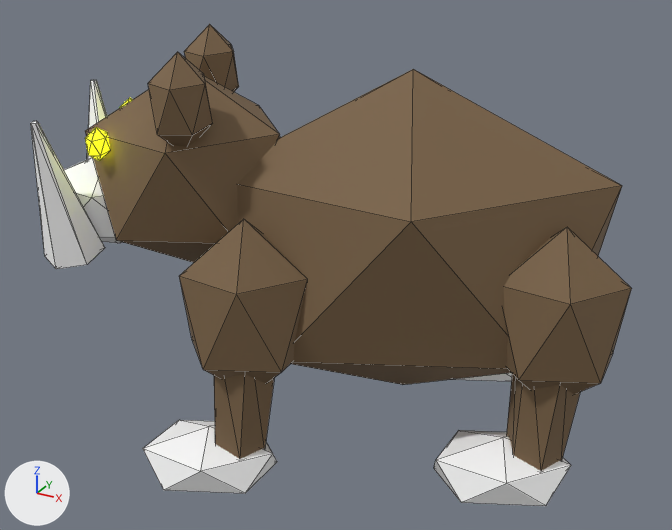
The glTF model GameData/Visuals/DemonFighter/bear.glb as it was, and as the next commit left it.
Before and after are seen from a camera (50 mm lens) standing at (4.8, -3.41, 2.55) and looking at (2.93, -0.01, 0.85). The axes (+X, +Y, +Z) are drawn at lower left. The lights are the same throughout. The first picture is the older version. Mesh edges are drawn as thin lines. Where no turn or scale is listed for an object, it has been applied to the vertices.

Objects in the first picture: 'Body.002', 'Eye.018', 'Eye.019', 'Foreleg.010', 'Foreleg.011', 'Haunch.010', 'Haunch.011', 'Head.009', 'Muzzle.002', 'Paw.010', 'Paw.011', 'Round ear', 'Round ear.001', 'Tusk.001' and 2 more.
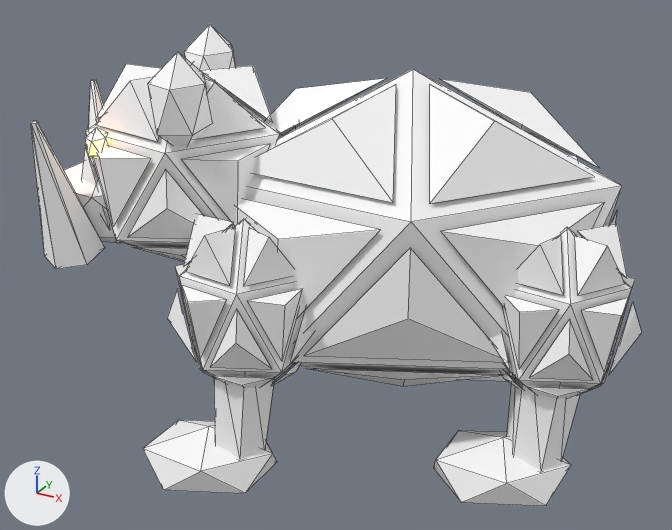
What differs and where, as boxes (x1, y1, x2, y2) in the pictures (672 x 530 px):
'Body.002', recoloured, surface changed (brown to white)
    both: (245, 69, 622, 375)
'Layered Body.002', added
    after: (233, 78, 617, 386)
'Head.009', recoloured, surface changed (brown to white)
    both: (85, 76, 280, 248)
'Layered Head.009', added
    after: (81, 61, 296, 262)
'Haunch.011', recoloured, surface changed (brown to white)
    both: (504, 227, 632, 389)
'Haunch.010', recoloured, surface changed (brown to white)
    both: (179, 219, 300, 383)
'Layered Haunch.011', added
    after: (490, 224, 642, 399)
'Layered Haunch.010', added
    after: (167, 215, 313, 388)
'Foreleg.011', recoloured, surface changed (brown to white)
    both: (506, 374, 580, 471)
'Round ear.001', recoloured, surface changed (brown to white)
    both: (148, 52, 212, 147)
'Foreleg.010', recoloured, surface changed (brown to white)
    both: (214, 374, 274, 459)
'Round ear', recoloured, surface changed (brown to white)
    both: (184, 24, 236, 83)
'Eye.019', recoloured (lighter)
    both: (85, 127, 109, 159)
'Eye.018', recoloured
    both: (120, 98, 133, 108)
'Layered Haunch.009', added (mostly hidden)
    after: (570, 155, 578, 161)

Diff of the bpy script that builds the scene:
```diff
--- a/GameData/Visuals/DemonFighter/bear.glb.py
+++ b/GameData/Visuals/DemonFighter/bear.glb.py
@@ mat_dead_bark @@
 mat_dead_bark = principled_material('Dead bark')
-mat_dead_bark.base_color = (0.19, 0.12, 0.06)  # brown #796145
-mat_dead_bark.roughness = 0.8
+mat_dead_bark.base_color = (1.0, 1.0, 1.0)  # white #ffffff
+mat_dead_bark.roughness = 0.88
@@ mat_sulfur_fire @@
 mat_sulfur_fire = principled_material('Sulfur fire')
-mat_sulfur_fire.base_color = (0.8, 1.0, 0.005)  # yellow #e7ff10
+mat_sulfur_fire.base_color = (1.0, 1.0, 1.0)  # white #ffffff
 mat_sulfur_fire.roughness = 0.8
-mat_sulfur_fire.emission_color = (0.8, 1.0, 0.005)  # yellow #e7ff10
+mat_sulfur_fire.emission_color = (1.0, 0.37, 0.045)  # orange #ffa43c
 mat_sulfur_fire.emission_strength = 3.0
@@ me_layered_haunch_011 @@
+me_layered_haunch_011.from_pydata(...)  # 80 vertices, 60 faces; spans x 3.644..4.286, y -0.353..0.237, z 0.47..1.243
+me_layered_haunch_011.materials.append(mat_dead_bark)  # white #ffffff
@@ me_layered_haunch_010 @@
+me_layered_haunch_010.from_pydata(...)  # 80 vertices, 60 faces; spans x 2.511..3.153, y -0.881..-0.291, z 0.47..1.243
+me_layered_haunch_010.materials.append(mat_dead_bark)  # white #ffffff
@@ me_layered_haunch_009 @@
+me_layered_haunch_009.from_pydata(...)  # 80 vertices, 60 faces; spans x 3.255..3.897, y 0.481..1.071, z 0.47..1.243
+me_layered_haunch_009.materials.append(mat_dead_bark)  # white #ffffff
@@ me_layered_head_009 @@
+me_layered_head_009.from_pydata(...)  # 80 vertices, 60 faces; spans x 1.901..2.83, y -0.755..0.163, z 0.872..1.736
+me_layered_head_009.materials.append(mat_dead_bark)  # white #ffffff
@@ me_layered_body_002 @@
+me_layered_body_002.from_pydata(...)  # 80 vertices, 60 faces; spans x 2.37..4.08, y -0.61..0.82, z 0.3..1.7
+me_layered_body_002.materials.append(mat_dead_bark)  # white #ffffff
@@ ob_layered_haunch_011 @@
+ob_layered_haunch_011 = bpy.data.objects.new('Layered Haunch.011', me_layered_haunch_011)
+ob_layered_haunch_011.location = (0.0, 0.0, 0.0)
@@ ob_layered_haunch_010 @@
+ob_layered_haunch_010 = bpy.data.objects.new('Layered Haunch.010', me_layered_haunch_010)
+ob_layered_haunch_010.location = (0.0, 0.0, 0.0)
@@ ob_layered_haunch_009 @@
+ob_layered_haunch_009 = bpy.data.objects.new('Layered Haunch.009', me_layered_haunch_009)
+ob_layered_haunch_009.location = (0.0, 0.0, 0.0)
@@ ob_layered_head_009 @@
+ob_layered_head_009 = bpy.data.objects.new('Layered Head.009', me_layered_head_009)
+ob_layered_head_009.location = (0.0, 0.0, 0.0)
@@ ob_layered_body_002 @@
+ob_layered_body_002 = bpy.data.objects.new('Layered Body.002', me_layered_body_002)
+ob_layered_body_002.location = (0.0, 0.0, 0.0)
```
